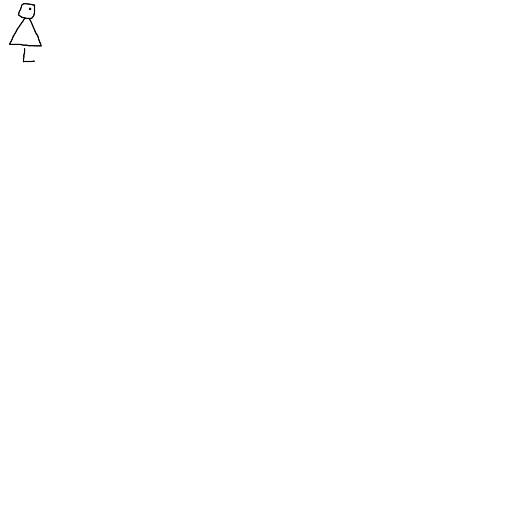
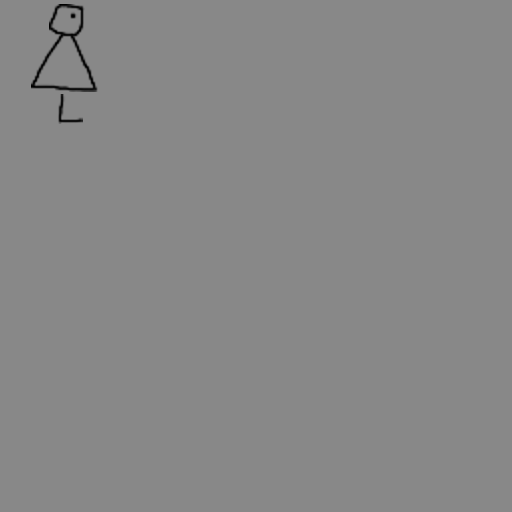
The second 512 x 512 image is a revision of the first. Changes to its layers:
painted on "Head" over [0, 0, 192, 128]
painted on "Torso" over [0, 0, 192, 128]
painted on "Leg" over [0, 0, 192, 192]
